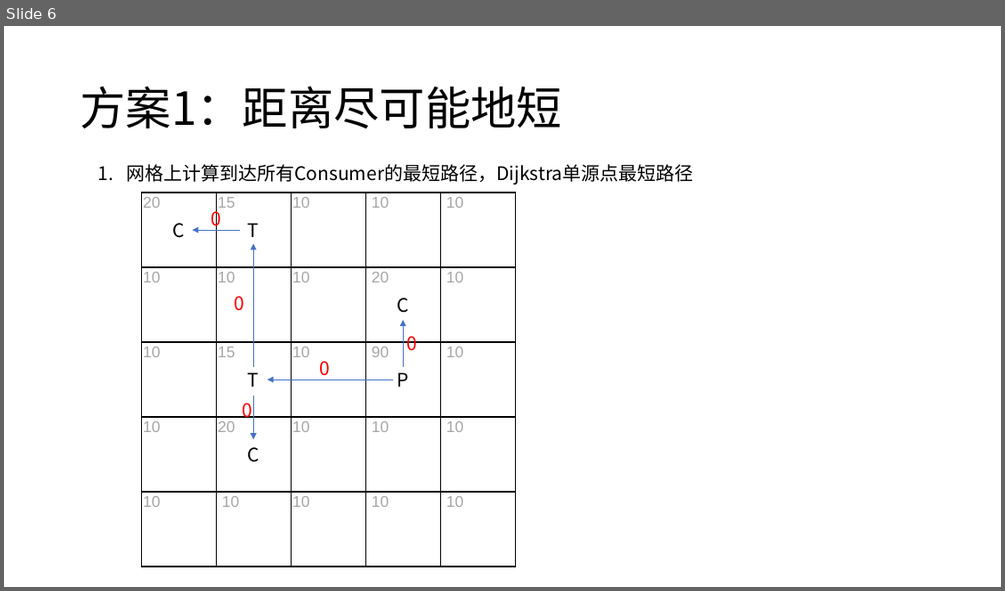
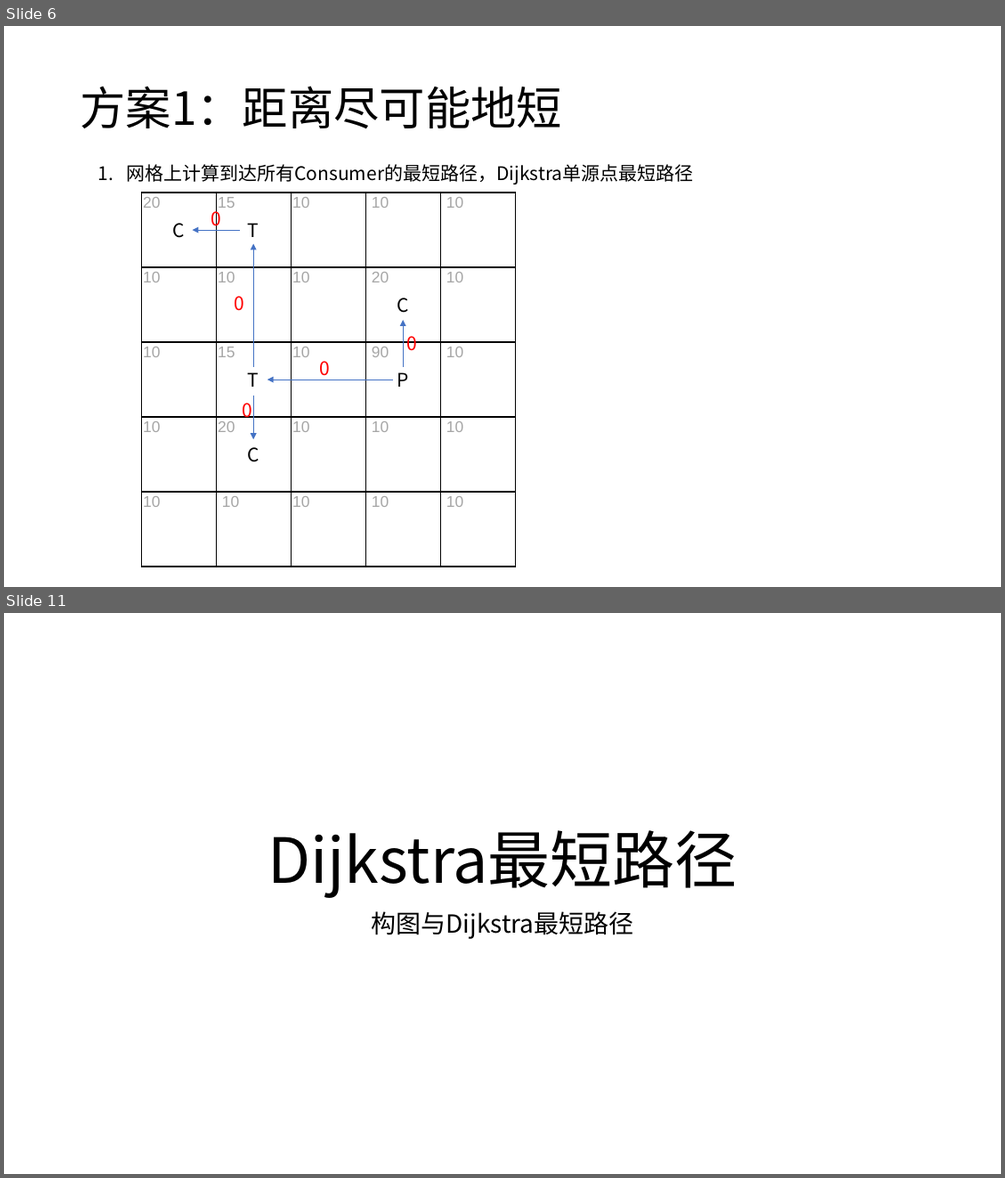
Before and after one commit to HuangDDU/hzy_algorithm, a slide deck: huawei/示例输入输出.pptx. Shown one above the other, each under a label of ours: slide 6 before the commit, slides 6 and 11 after it; the slides between them are not shown. The pictures are 1005x591 and 1005x1178 pixels, drawn with LibreOffice and Linux fonts; fonts in the diff are those of the drawing. Boxes give left, top, right and bottom in pixels: in the first picture for what was removed or moved away, otherwise in the second. Text is boxed around its words. In the diff, an @@ line names an element or a change of style, - is before the commit and + after.

```diff
--- a/huawei/示例输入输出.pptx
+++ b/huawei/示例输入输出.pptx
@@ slide 11 added at <box>4,613,1001,1174</box>, background #FFFFFF @@
@@ title added at <box>267,830,737,898</box>, 60 pt, text #000000 @@
+Dijkstra最短路径
@@ subtitle added at <box>371,911,633,939</box>, 24 pt, text #000000 @@
+构图与Dijkstra最短路径
```
Also in this commit, not shown: 1 slide changed, 5 other slides added, 10 other files.
